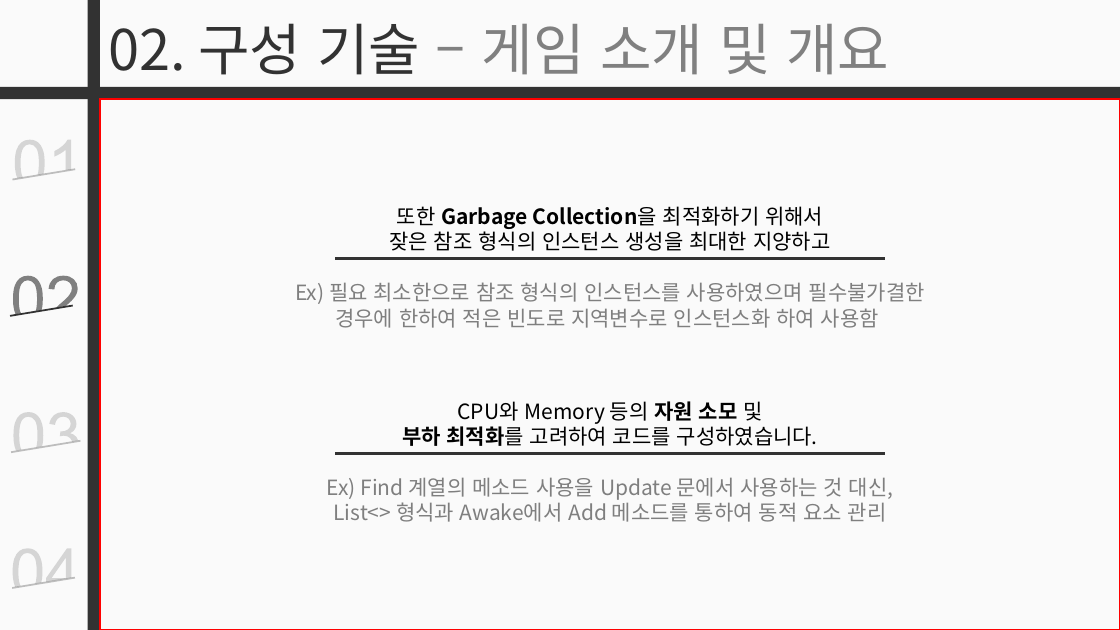
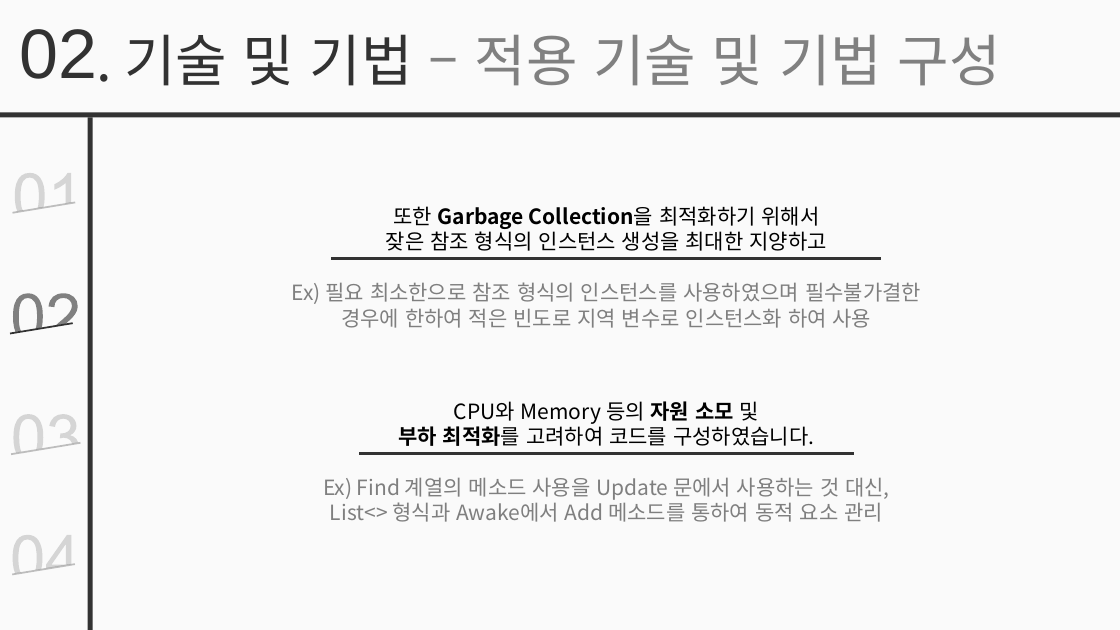
Before and after one commit to simplex3510/GeoStrike, a slide deck: slide 9 of 포트폴리오.pptx (slide 6 before the commit). Drawn at 1120x630 pixels with LibreOffice and Linux fonts; fonts in the diff are those of the drawing. Boxes give left, top, right and bottom in pixels: in the first picture for what was removed or moved away, otherwise in the second. Text is boxed around its words. In the diff, an @@ line names an element or a change of style, - is before the commit and + after.

```diff
--- a/포트폴리오.pptx
+++ b/포트폴리오.pptx
@@ text added at (19,29,97,79), 60 pt, text #323232 @@
+02
@@ text removed at (108,23,889,75) @@
-02. 구성 기술 – 게임 소개 및 개요
@@ text added at (124,34,1001,86), 48 pt, text #808080 @@
+. 기술 및 기법 – 적용 기술 및 기법 구성
@@ rectangle: place and size @@
-rectangle at (0,87,1120,99)
+rectangle at (0,112,1120,117)
@@ rectangle: place and size @@
-rectangle at (87,0,100,630)
+rectangle at (87,118,92,630)
@@ rectangle removed at (100,99,1120,630) @@
@@ freeform shape: place and size @@
-freeform shape at (15,139,71,178)
+freeform shape at (15,173,71,212)
@@ line moved from (13, 180) - (76, 169) to (13, 213) - (76, 202) @@
@@ 2 texts, 1 line: place and size @@
-2 texts, 1 line at (327,259,893,522)
+2 texts, 1 line at (323,259,889,522)
@@ freeform shape: place and size @@
-freeform shape at (13,276,77,314)
+freeform shape at (13,293,77,332)
@@ text at (292,282,921,328): text changed @@
-Ex) 필요 최소한으로 참조 형식의 인스턴스를 사용하였으며 필수불가결한 경우에 한하여 적은 빈도로 지역변수로 인스턴스화 하여 사용함
+Ex) 필요 최소한으로 참조 형식의 인스턴스를 사용하였으며 필수불가결한 경우에 한하여 적은 빈도로 지역 변수로 인스턴스화 하여 사용
@@ line moved from (10, 316) - (73, 306) to (10, 334) - (73, 323) @@
@@ freeform shape at (13,414,78,453): outline redrawn @@
@@ line moved from (335, 454) - (885, 454) to (360, 454) - (854, 454) @@
@@ freeform shape: place and size @@
-freeform shape at (13,549,71,587)
+freeform shape at (13,535,71,574)
@@ line moved from (13, 588) - (75, 578) to (13, 575) - (75, 565) @@
```
Also in this commit, not shown: 4 other slides changed, 5 slides added, 1 slide removed.
